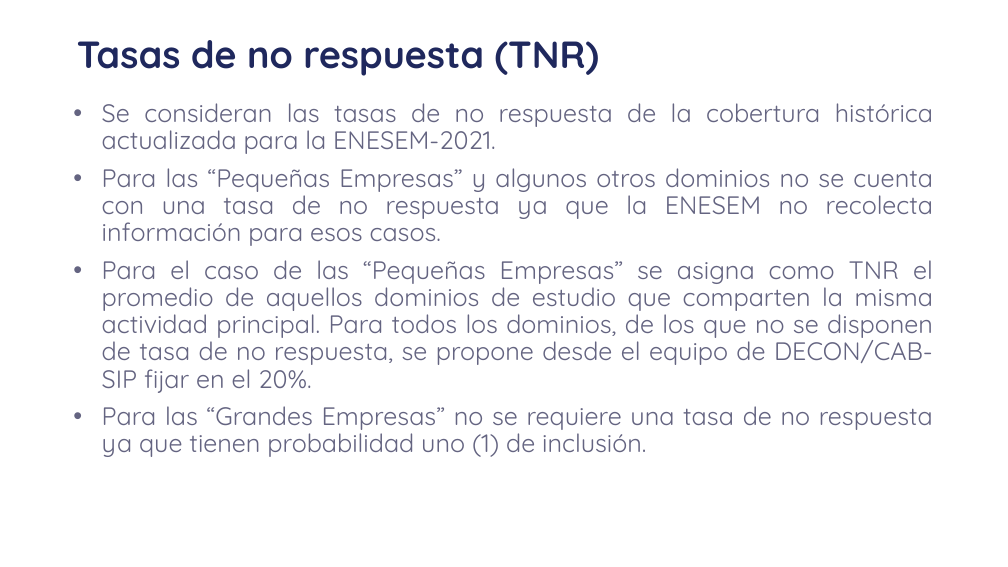
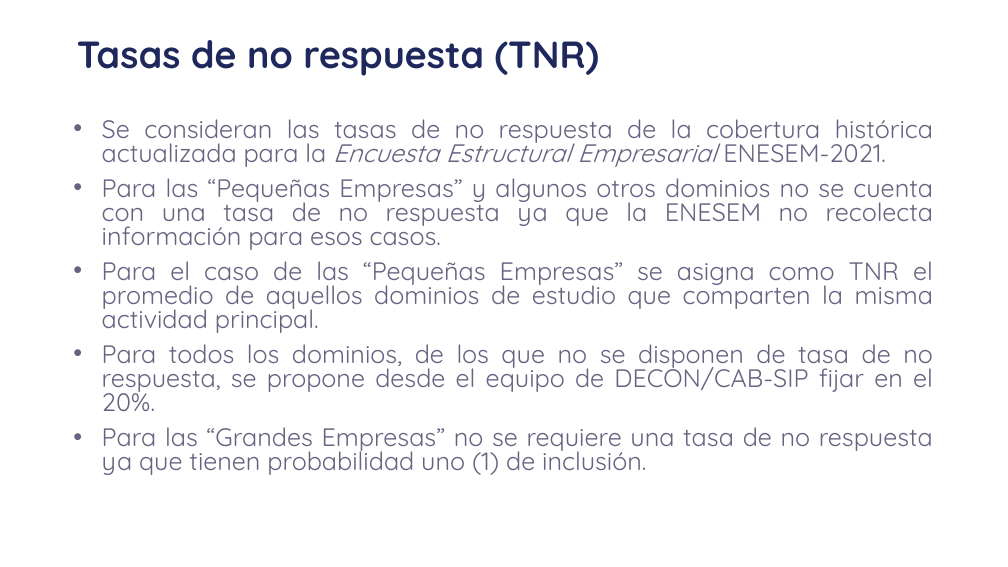
Before and after one commit to ohmar2023/IPP-2023, a slide deck: slide 13 of PRODUCTOS/INFORMES/Plantilla_PPT_INEC_2022.pptx. Drawn at 1008x567 pixels with LibreOffice and Linux fonts; fonts in the diff are those of the drawing; background and template pictures are left out. Boxes give left, top, right and bottom in pixels: in the first picture for what was removed or moved away, otherwise in the second. Text is boxed around its words. In the diff, an @@ line names an element or a change of style, - is before the commit and + after.

```diff
--- a/PRODUCTOS/INFORMES/Plantilla_PPT_INEC_2022.pptx
+++ b/PRODUCTOS/INFORMES/Plantilla_PPT_INEC_2022.pptx
@@ text "Se consideran las tasas de ..." moved from (x1=102, y1=103, x2=933, y2=457) to (x1=102, y1=119, x2=933, y2=475) @@
@@ text at (x1=102, y1=119, x2=933, y2=167): text changed @@
-• Se consideran las tasas de no respuesta de la cobertura histórica actualizada para la ENESEM-2021.
+• Se consideran las tasas de no respuesta de la cobertura histórica actualizada para la Encuesta Estructural Empresarial ENESEM-2021.
@@ text at (x1=102, y1=178, x2=933, y2=475): line spacing 0.9 to 0.8 @@
@@ text at (x1=102, y1=261, x2=933, y2=411): text changed @@
-• Para el caso de las “Pequeñas Empresas” se asigna como TNR el promedio de aquellos dominios de estudio que comparten la misma actividad principal. Para todos los dominios, de los que no se disponen de tasa de no respuesta, se propone desde el equipo de DECON/CAB-SIP fijar en el 20%.
+• Para el caso de las “Pequeñas Empresas” se asigna como TNR el promedio de aquellos dominios de estudio que comparten la misma actividad principal.
+• Para todos los dominios, de los que no se disponen de tasa de no respuesta, se propone desde el equipo de DECON/CAB-SIP fijar en el 20%.
```
Also in this commit, not shown: 2 other slides changed, 3 other files.
